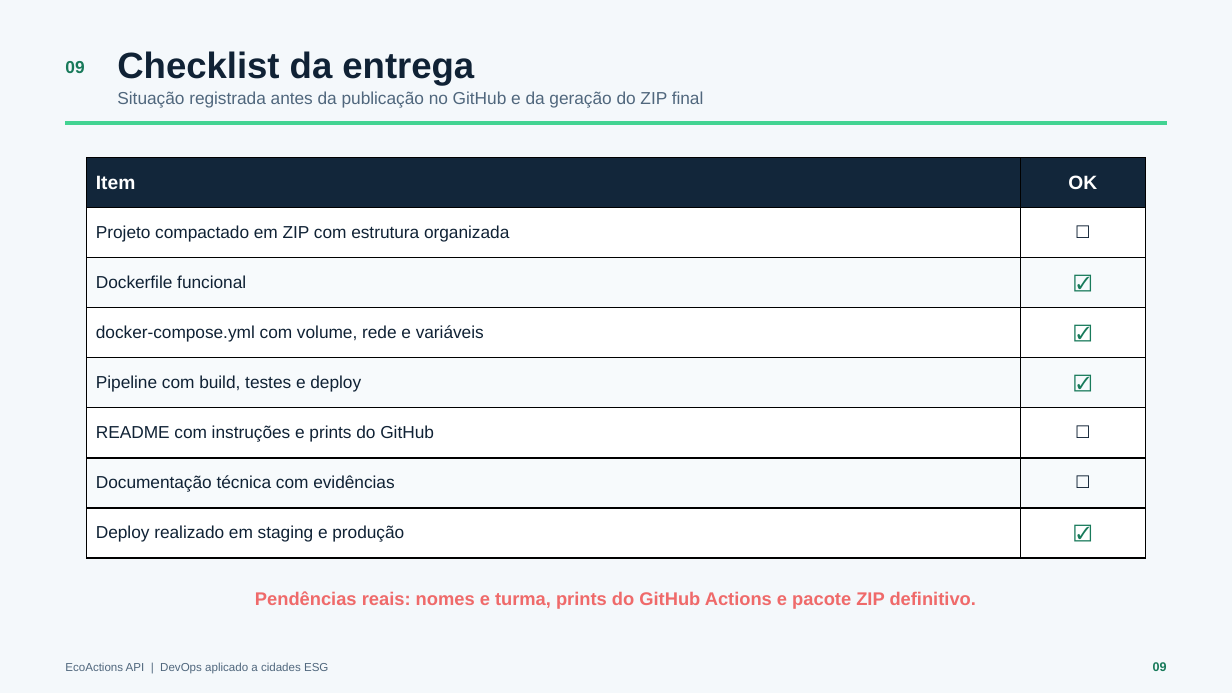
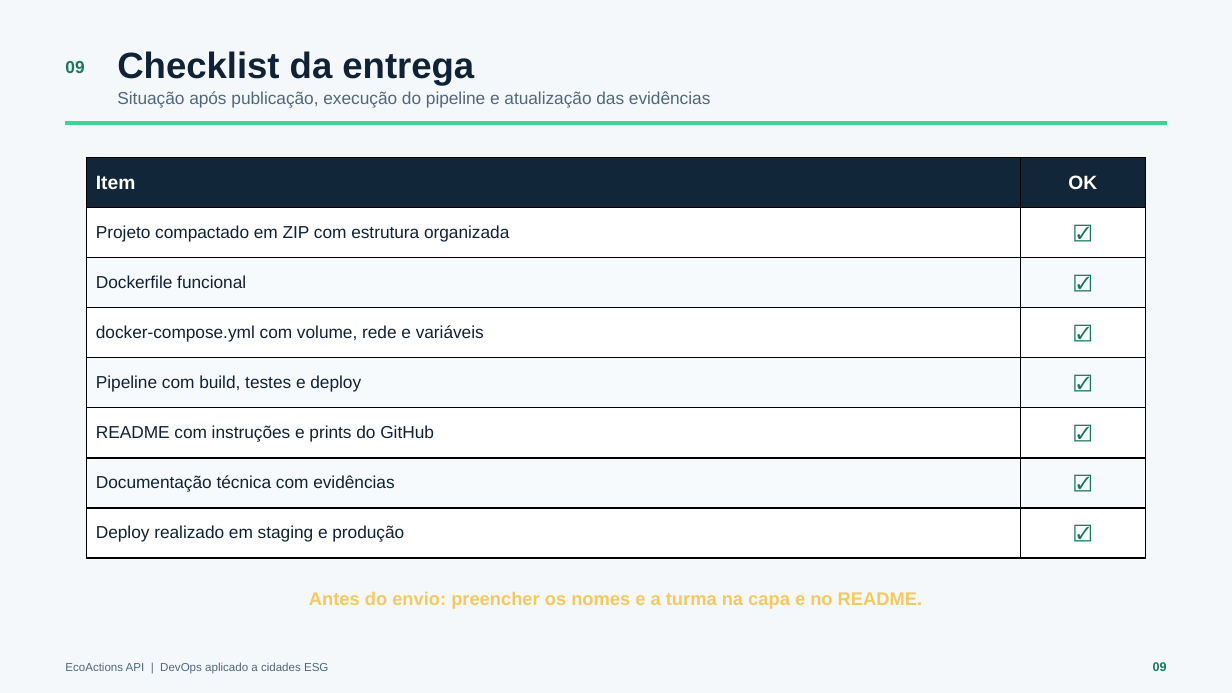
Before and after one commit to Gabriel-Morais102/ecoactions-api, a slide deck: slide 9 of documentacao/EcoActions-Documentacao-Tecnica.pptx. Drawn at 1232x693 pixels with LibreOffice and Linux fonts; fonts in the diff are those of the drawing. Boxes give left, top, right and bottom in pixels: in the first picture for what was removed or moved away, otherwise in the second. Text is boxed around its words. In the diff, an @@ line names an element or a change of style, - is before the commit and + after.

Commit message:
Adiciona evidências reais do pipeline

```diff
--- a/documentacao/EcoActions-Documentacao-Tecnica.pptx
+++ b/documentacao/EcoActions-Documentacao-Tecnica.pptx
@@ text at box(117, 91, 710, 108): text changed @@
-Situação registrada antes da publicação no GitHub e da geração do ZIP final
+Situação após publicação, execução do pipeline e atualização das evidências
@@ table at box(87, 158, 1145, 563) @@
-row 2, column 2: ☐
+row 2, column 2: ☑
-row 6, column 2: ☐
+row 6, column 2: ☑
-row 7, column 2: ☐
+row 7, column 2: ☑
@@ text at box(309, 591, 922, 609): text changed; text colour #EF6A6A to #F4C95D @@
-Pendências reais: nomes e turma, prints do GitHub Actions e pacote ZIP definitivo.
+Antes do envio: preencher os nomes e a turma na capa e no README.
```
Also in this commit, not shown: 2 slides added, 2 slides removed, 5 other files.
